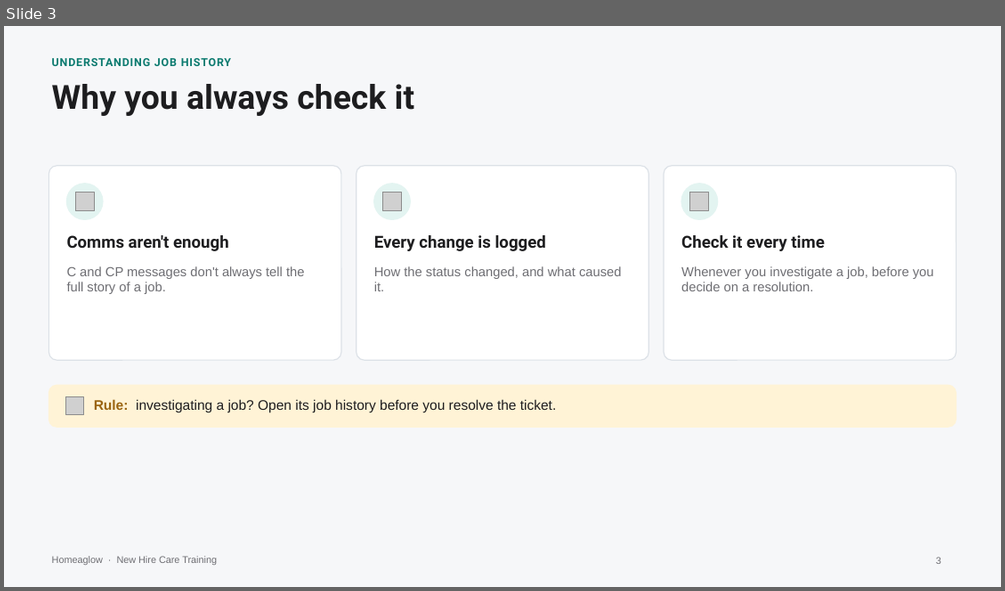
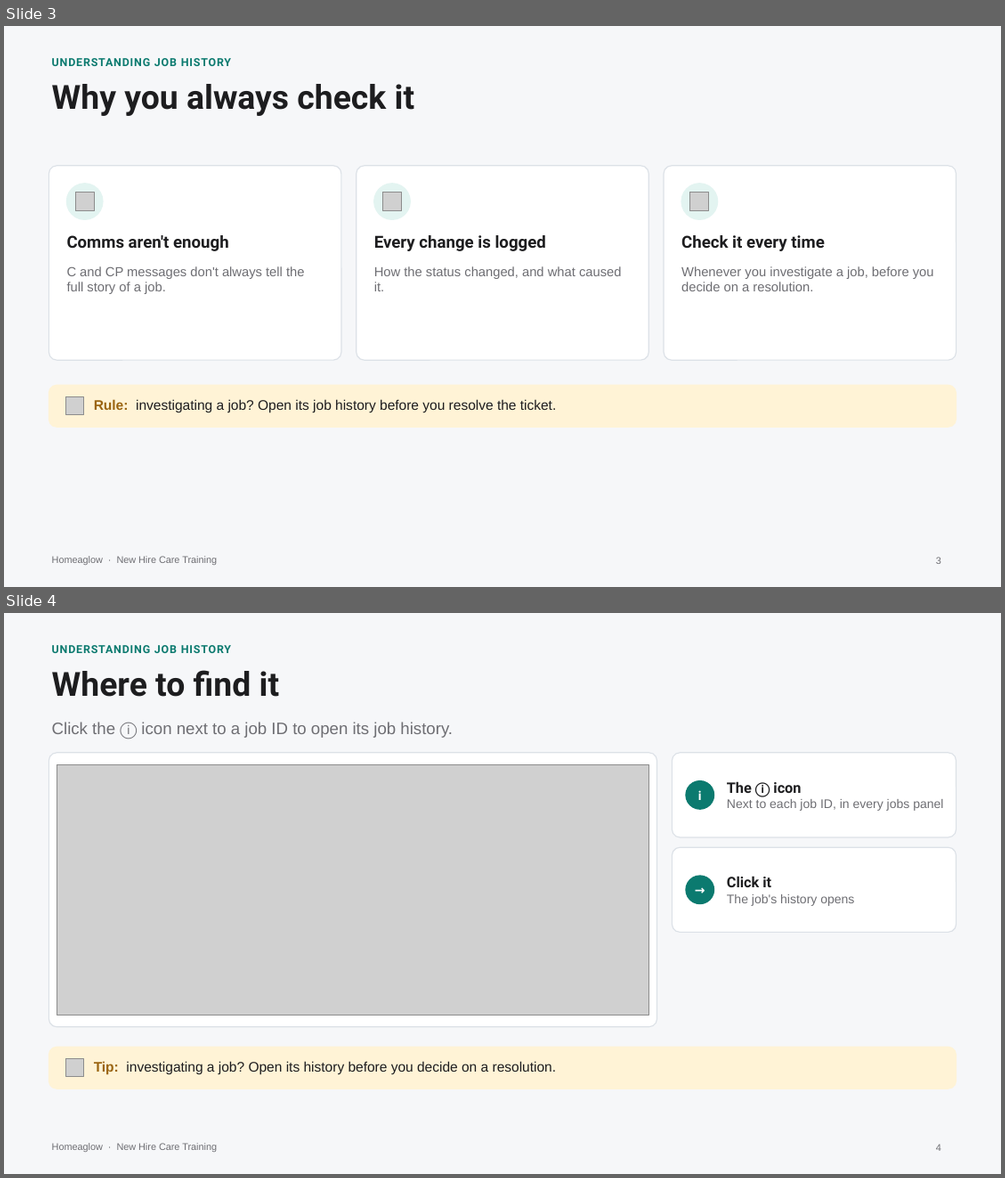
Before and after one commit to anjulimichelle/training, a slide deck: platform-mechanics/platform-operating-mechanics.pptx. Shown one above the other, each under a label of ours: slide 3 before the commit, slides 3 and 4 after it. The pictures are 1005x591 and 1005x1178 pixels, drawn with LibreOffice and Linux fonts; fonts in the diff are those of the drawing; grey boxes stand for pictures. Boxes give left, top, right and bottom in pixels: in the first picture for what was removed or moved away, otherwise in the second. Text is boxed around its words. In the diff, an @@ line names an element or a change of style, - is before the commit and + after.

```diff
--- a/platform-mechanics/platform-operating-mechanics.pptx
+++ b/platform-mechanics/platform-operating-mechanics.pptx
@@ slide 4 added at (4, 613, 1001, 1174), background #F6F7F9; not listed: 1 template element that a slide beside it also shows @@
@@ text added at (52, 645, 231, 653), 8 pt, text #0B7A6F, bold @@
+UNDERSTANDING JOB HISTORY
@@ text added at (52, 670, 279, 697), 24 pt, text #1D1D1F, bold @@
+Where to find it
@@ text added at (52, 722, 453, 738), 12 pt, text #6E6E73 @@
+Click the ⓘ icon next to a job ID to open its job history.
@@ rounded rectangle added at (48, 753, 657, 1027), fill #FFFFFF, outline #DCE1E7 0.75 pt @@
@@ picture added at (57, 764, 649, 1014) @@
@@ rounded rectangle added at (672, 753, 956, 837), fill #FFFFFF, outline #DCE1E7 0.75 pt @@
@@ ellipse added at (686, 781, 713, 810), fill #0B7A6F, outline #0B7A6F 1 pt @@
@@ text added at (698, 790, 702, 800), 9 pt, text #FFFFFF, bold @@
+i
@@ text added at (727, 781, 943, 811), 9 pt, text #6E6E73 @@
+The ⓘ icon
+Next to each job ID, in every jobs panel
@@ rounded rectangle added at (672, 847, 956, 932), fill #FFFFFF, outline #DCE1E7 0.75 pt @@
@@ ellipse added at (686, 876, 713, 903), fill #0B7A6F, outline #0B7A6F 1 pt @@
@@ text added at (686, 876, 713, 903), 9 pt, text #FFFFFF, bold @@
+→
@@ text added at (727, 876, 854, 906), 9 pt, text #6E6E73 @@
+Click it
+The job's history opens
@@ rounded rectangle added at (48, 1046, 956, 1088), fill #FFF3D6, outline #FFF3D6 0.75 pt @@
@@ picture added at (65, 1059, 84, 1077) @@
@@ text added at (94, 1061, 557, 1074), 10 pt, text #1D1D1F @@
+Tip: investigating a job? Open its history before you decide on a resolution.
@@ page number added at (936, 1143, 941, 1151), 7 pt, text #6E6E73 @@
+4
```
Also in this commit, not shown: 2 slides changed, 3 other slides added, 2 slides removed, 4 other files.
